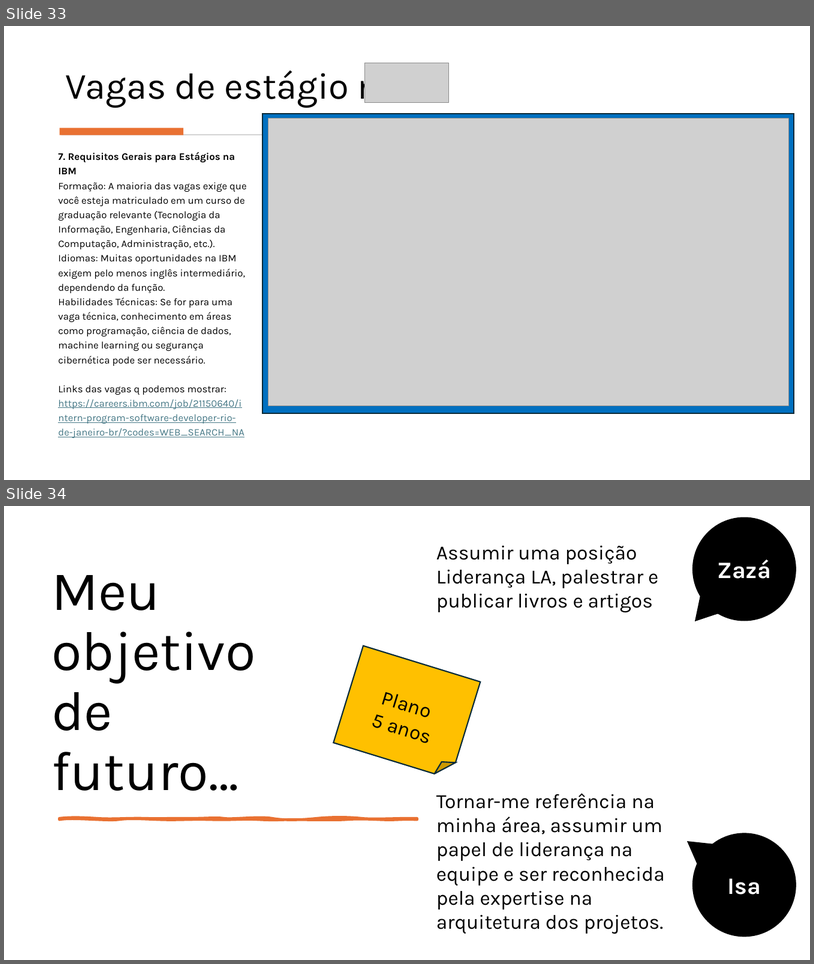
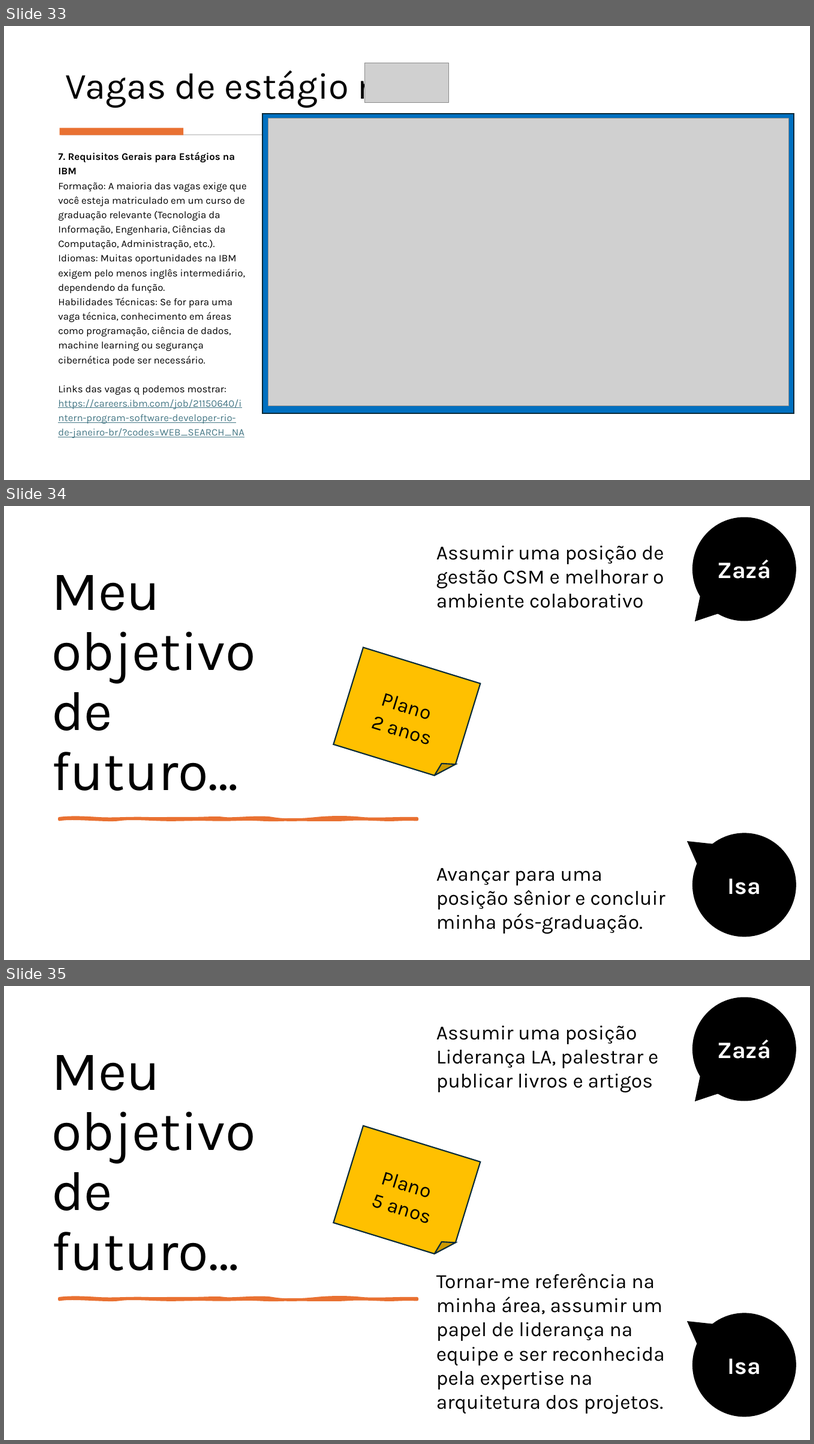
Before and after one commit to alexandrezanetti/ios-palestra-carreiras-ti, a slide deck: ONG_IOS_20241026-v8.pptx. Shown one above the other, each under a label of ours: slides 33 and 34 before the commit, slides 33, 34 and 35 after it. The pictures are 814x964 and 814x1444 pixels, drawn with LibreOffice and Linux fonts; fonts in the diff are those of the drawing; grey boxes stand for pictures. Boxes give left, top, right and bottom in pixels: in the first picture for what was removed or moved away, otherwise in the second. Text is boxed around its words. In the diff, an @@ line names an element or a change of style, - is before the commit and + after.

```diff
--- a/ONG_IOS_20241026-v8.pptx
+++ b/ONG_IOS_20241026-v8.pptx
@@ slide 34 added at box(4, 506, 810, 960), background #FFFFFF @@
@@ ellipse added at box(693, 517, 797, 621), fill #000000, outline #000000 1.5 pt, 28 pt, text #FFFFFF, bold @@
+Zazá
@@ text added at box(437, 546, 664, 608), 24 pt, text #000000 @@
+Assumir uma posição de gestão CSM e melhorar o ambiente colaborativo
@@ text added at box(51, 575, 256, 790), 66 pt, text #000000 @@
+Meu
+objetivo
+de
+futuro…
@@ triangle added at box(688, 586, 725, 620), fill #000000, outline #000000 1.5 pt @@
@@ folded corner added at box(333, 648, 481, 781), fill #FFC000, outline #092A39 1.5 pt, 24 pt, text #000000 @@
+Plano
+2 anos
@@ freeform shape added at box(60, 818, 418, 819), fill #E97132, outline #E97132 3.25 pt @@
@@ triangle added at box(680, 829, 719, 869), fill #000000, outline #000000 1.5 pt @@
@@ ellipse added at box(693, 833, 797, 936), fill #000000, outline #000000 1.5 pt, 28 pt, text #FFFFFF, bold @@
+Isa
@@ text added at box(437, 868, 666, 934), 24 pt, text #000000 @@
+Avançar para uma posição sênior e concluir minha pós-graduação.
@@ what was slide 34 is now slide 35 @@
```
Also in this commit, not shown: 10 slides removed.
